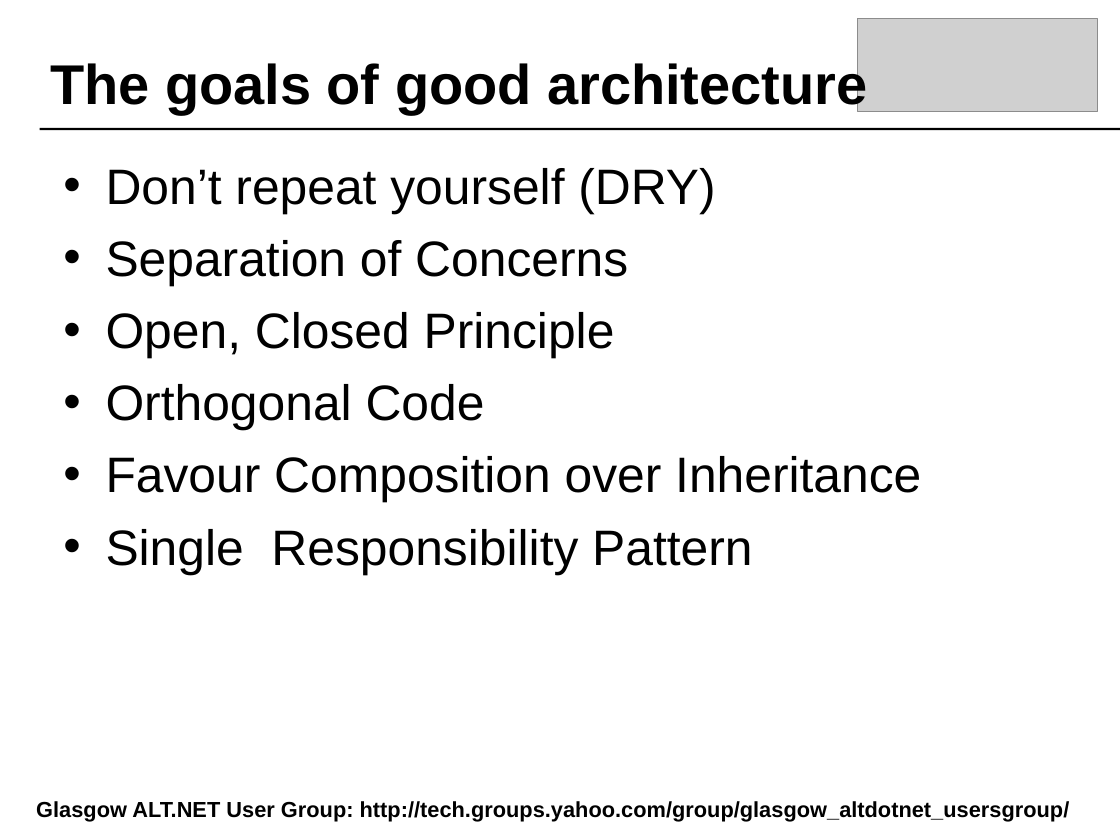
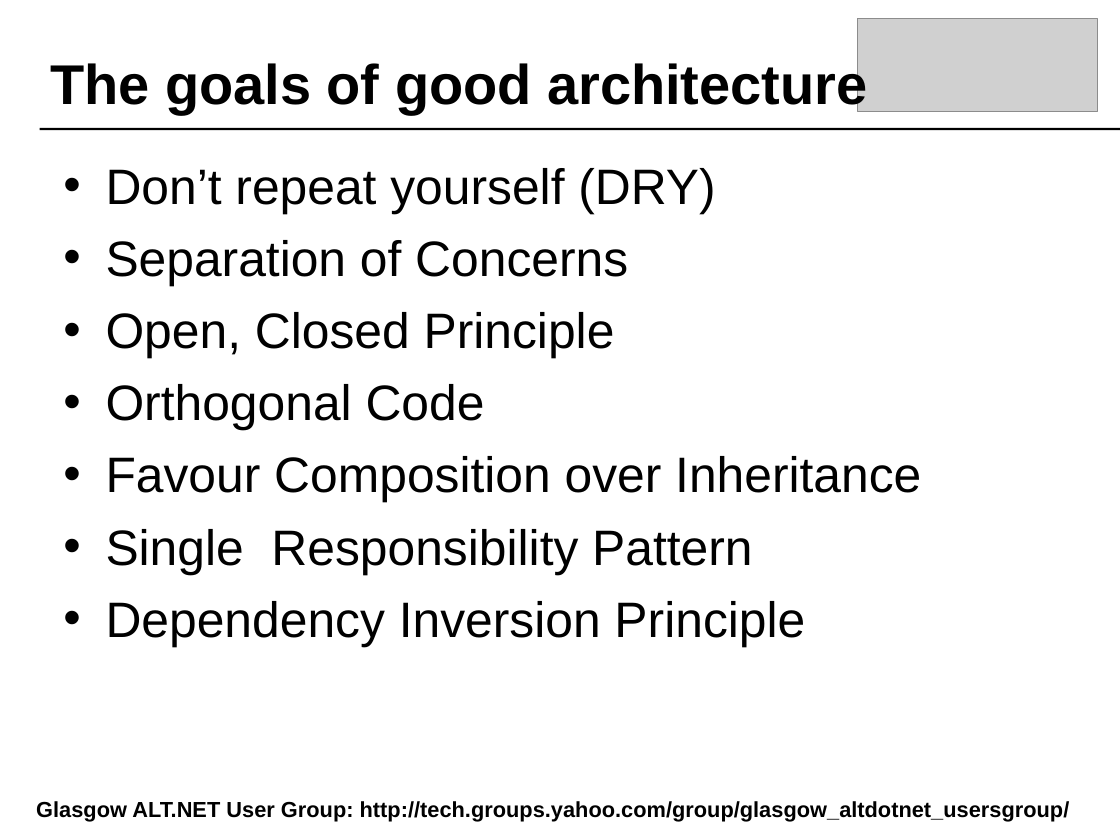
Before and after one commit to craignicol/scotaltdotnet, a slide deck: slide 7 of belfast/IOC-TDD-And Testability.ppt. Drawn at 1120x840 pixels with LibreOffice and Linux fonts; fonts in the diff are those of the drawing; grey boxes stand for pictures; background and template pictures are left out. Boxes give left, top, right and bottom in pixels: in the first picture for what was removed or moved away, otherwise in the second. Text is boxed around its words. In the diff, an @@ line names an element or a change of style, - is before the commit and + after.

```diff
--- a/belfast/IOC-TDD-And Testability.ppt
+++ b/belfast/IOC-TDD-And Testability.ppt
@@ text at [106, 601, 805, 647]: paragraph added @@
+• Dependency Inversion Principle
```
Also in this commit, not shown: 8 other slides changed, 3 slides added, 4 slides removed, 3 other files.
